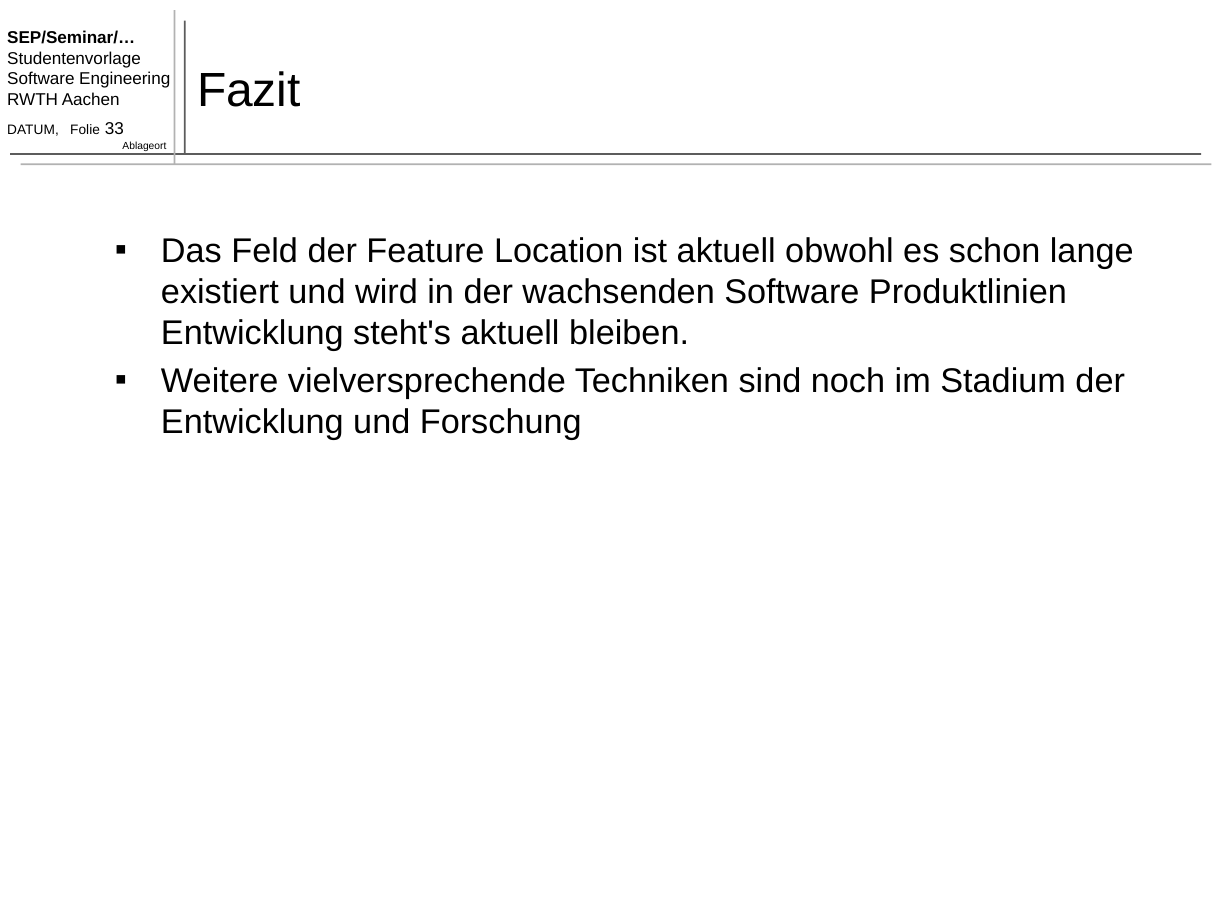
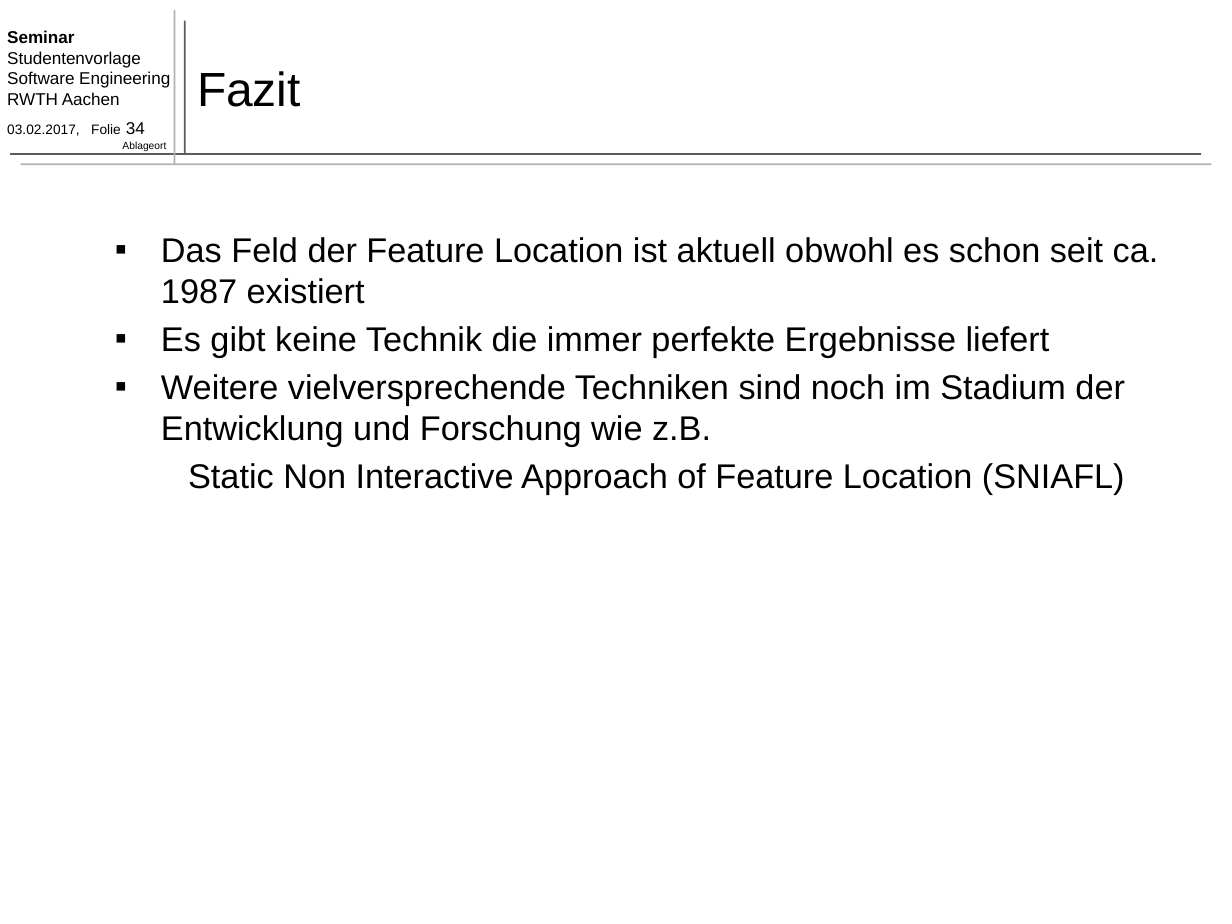
Before and after one commit to TimoBergerbusch/feature-location-techniques, a slide deck: slide 34 of Feature Location Techniques - Präsentation.pptx (slide 33 before the commit). Drawn at 1232x924 pixels with LibreOffice and Linux fonts; fonts in the diff are those of the drawing. Boxes give left, top, right and bottom in pixels: in the first picture for what was removed or moved away, otherwise in the second. Text is boxed around its words. In the diff, an @@ line names an element or a change of style, - is before the commit and + after.

```diff
--- a/Feature Location Techniques - Präsentation.pptx
+++ b/Feature Location Techniques - Präsentation.pptx
@@ text at bbox=[7, 30, 74, 43]: text changed @@
-SEP/Seminar/…
+Seminar
@@ text at bbox=[7, 122, 145, 136]: text changed @@
-DATUM, Folie 33
+03.02.2017, Folie 34
@@ text at bbox=[161, 237, 1159, 495]: text changed @@
-▪ Das Feld der Feature Location ist aktuell obwohl es schon lange existiert und wird in der wachsenden Software Produktlinien Entwicklung steht's aktuell bleiben.
-▪ Weitere vielversprechende Techniken sind noch im Stadium der Entwicklung und Forschung
+▪ Das Feld der Feature Location ist aktuell obwohl es schon seit ca. 1987 existiert
+▪ Es gibt keine Technik die immer perfekte Ergebnisse liefert
+▪ Weitere vielversprechende Techniken sind noch im Stadium der Entwicklung und Forschung wie z.B.
+Static Non Interactive Approach of Feature Location (SNIAFL)
```
Also in this commit, not shown: 30 other slides changed, 3 slides added, 2 slides removed, 2 other files.
